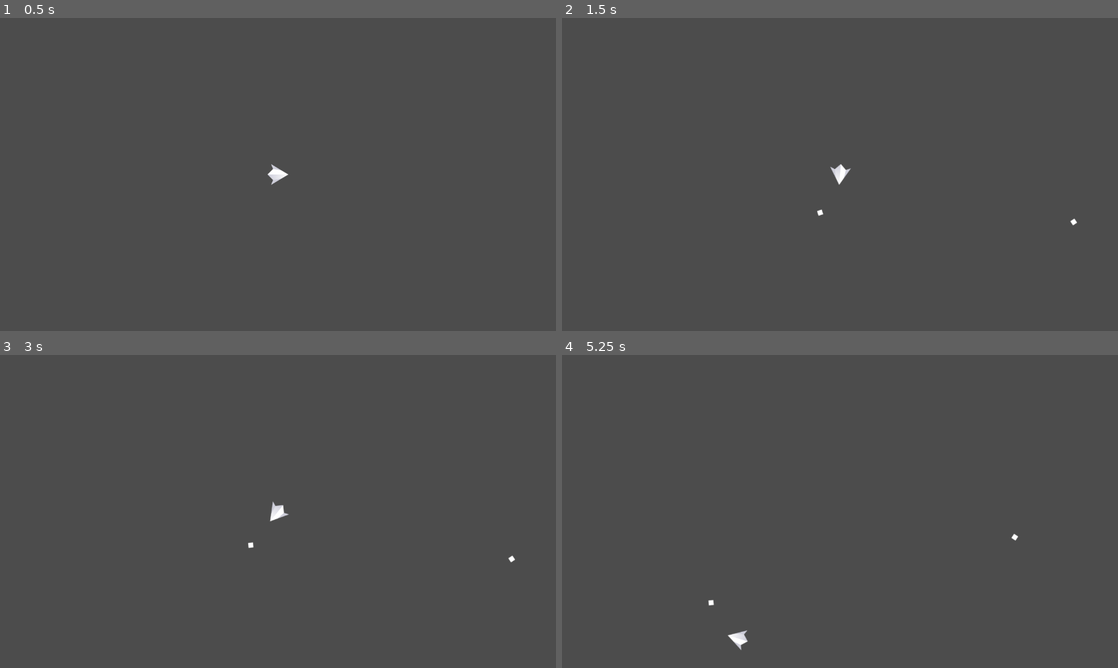
Above: before the commit, frames 1-4 (two rows, left to right).
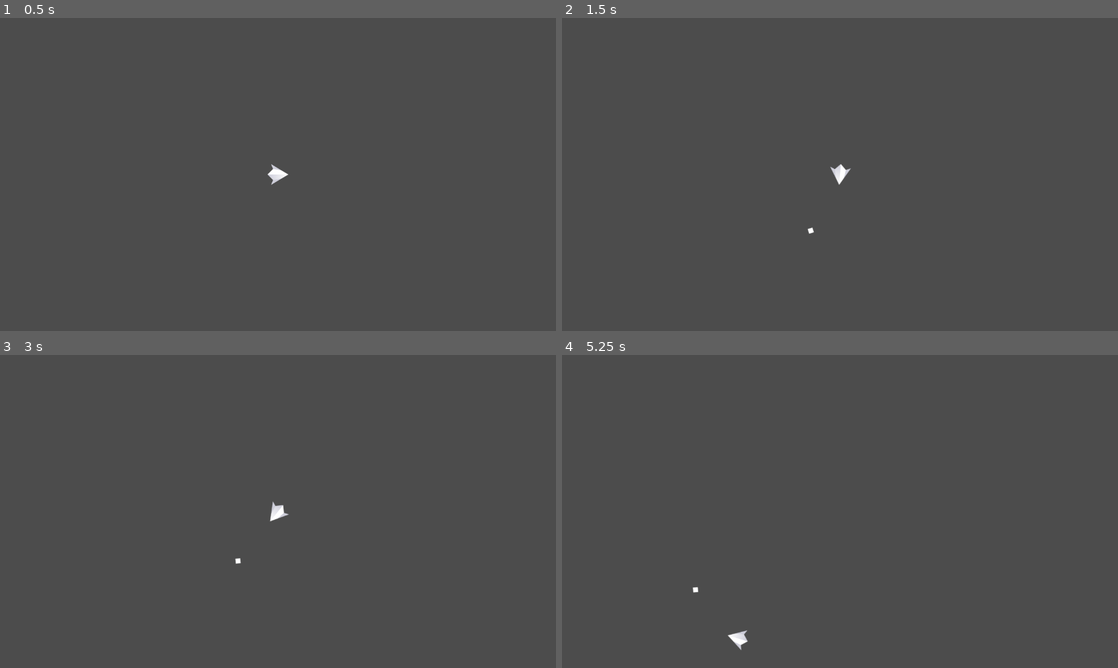
Above: after the commit, the same moments.

Repository: wokeraccoon/godot-asteroids
Game: Godot game, scene res://Main.tscn
Same seed, same stepped clock (60 frames per second), same inputs: the game is played once before the commit and once after it.
Inputs:
- Up to frame 1 (0.5 s): no input
- Up to frame 2 (1.5 s): tap Enter at 0.5 s; hold D (right) 0.53-1.28 s; tap Space (shoot) at 0.6, 1.35 s; hold A (left) from 1.28 s (still down)
- Up to frame 3 (3 s): release A (left) at 2.03 s; hold D (right) 2.03-2.78 s; tap Space (shoot) at 2.1, 2.85 s; hold W (accelerate) from 2.78 s (still down)
- Up to frame 4 (5.25 s): release W (accelerate) at 3.53 s; hold A (left) from 3.53 s (still down); tap Space (shoot) at 3.6, 4.35, 5.1 s

Frame 1 is identical in both runs. In frame 2, less than 0.1% of the frame differs, in the area x 44-93%, y 61-69%; in frame 3, less than 0.1%; in frame 4, less than 0.1%.

Commit message:
started work on asteroids; added comments to player script

Diff:
--- /dev/null
+++ b/Asteroid.gd
@@ -0,0 +1,33 @@
+extends Area2D
+
+var random_rotation_speed
+var speed
+var screen_size
+
+var random = RandomNumberGenerator.new()
+
+func _ready():
+	randomize()
+
+	screen_size = get_viewport_rect().size
+	random_rotation_speed = rand_range(-1,1)*5
+	rotation_degrees = rand_range(0,359)
+	speed = rand_range(2,4) * 100
+
+	position = Vector2(screen_size.x/2,screen_size.y/2)
+
+func _process(delta):
+	$Sprite.rotation += random_rotation_speed * delta
+	position += transform.x * speed * delta
+	warp_object()
+
+func warp_object():
+	if position.x >= (screen_size.x + 10):
+		position.x = 0
+	if position.x <= -10:
+		position.x = screen_size.x
+
+	if position.y >= (screen_size.y + 10):
+		position.y = 0
+	if position.y <= -10:
+		position.y = screen_size.y
--- /dev/null
+++ b/Asteroid.tscn
@@ -0,0 +1,20 @@
+[gd_scene load_steps=4 format=2]
+
+[ext_resource path="res://Asteroid.gd" type="Script" id=1]
+[ext_resource path="res://Assets/meteor_squareDetailedLarge.png" type="Texture" id=2]
+
+[sub_resource type="CircleShape2D" id=1]
+radius = 27.1851
+
+[node name="Asteroid" type="Area2D"]
+script = ExtResource( 1 )
+__meta__ = {
+"_edit_group_": true
+}
+
+[node name="Sprite" type="Sprite" parent="."]
+rotation = 6.28319
+texture = ExtResource( 2 )
+
+[node name="CollisionShape2D" type="CollisionShape2D" parent="."]
+shape = SubResource( 1 )
--- a/Bullet.gd
+++ b/Bullet.gd
@@ -1,6 +1,13 @@
 extends Area2D
 
 export var speed = 600
+var screen_size
+
+func _ready():
+	screen_size = get_viewport_rect().size
+
+func _on_VisibilityNotifier2D_screen_exited():
+	queue_free()
 
 func _physics_process(delta):
 	position += transform.x * speed * delta
--- a/Bullet.tscn
+++ b/Bullet.tscn
@@ -7,9 +7,14 @@
 
 [node name="Bullet" type="Area2D"]
 script = ExtResource( 2 )
+speed = 1000
 
 [node name="Sprite" type="Sprite" parent="."]
 texture = ExtResource( 1 )
 
 [node name="CollisionShape2D" type="CollisionShape2D" parent="."]
 shape = SubResource( 1 )
+
+[node name="VisibilityNotifier2D" type="VisibilityNotifier2D" parent="."]
+
+[connection signal="screen_exited" from="VisibilityNotifier2D" to="." method="_on_VisibilityNotifier2D_screen_exited"]
--- a/Main.gd
+++ b/Main.gd
@@ -1,4 +1,4 @@
 extends Node
 
 func _ready():
-	randomize()
+	pass
--- a/PlayerShip.gd
+++ b/PlayerShip.gd
@@ -1,36 +1,48 @@
 extends KinematicBody2D
 
-export var speed = 10
-export var max_speed = 150
-export var rotation_speed = 3
+export var speed = 10 #player speed
+export var max_speed = 150 #max player speed
+export var rotation_speed = 3 #speed that the player can rotate in degrees (i think?)
 
-export (PackedScene) var Bullet
+export (PackedScene) var Bullet #saves bullet scene for later instancing it
 
 var velocity = Vector2()
-var rotation_dir = 0
+var rotation_dir = 0 #for determining what direction the player is turning
 
-var screen_size
+var screen_size #for storing the viewport's size
 
 func _ready():
 	screen_size = get_viewport_rect().size
 
+	#starts the player in the middle of the screen
 	position.x = screen_size.x/2
 	position.y = screen_size.y/2
 
+#function for getting the input of the player
 func get_input():
+
+	#resets rotation at start of the function so player doesnt rotate when no buttons is pressed
 	rotation_dir = 0
-	#velocity = Vector2()
+	#rotates to the right and left
 	if Input.is_action_pressed("right"):
 		rotation_dir += 1
 	if Input.is_action_pressed("left"):
 		rotation_dir -= 1
+
 	if Input.is_action_pressed("accelerate"):
+
+		#adds 10 units to the acceleration of the player, then rotates the vector so the player moves to the angle its looking at.
 		velocity += Vector2(speed, 0).rotated(rotation)
+		#then clamps the velocity to the max speed so the player doesnt accelerate indefinitely
 		velocity = velocity.clamped(max_speed)
+
+	#pew pew!
 	if Input.is_action_just_pressed("shoot"):
 		shoot()
 
-func warp_player():
+#warps the player for when it goes out of bounds.
+func warp_object():
+
 	if position.x >= (screen_size.x + 10):
 		position.x = 0
 	if position.x <= -10:
@@ -41,15 +53,22 @@
 	if position.y <= -10:
 		position.y = screen_size.y
 
+#function for instancing the bullet scene. Called when the player presses the "shoot" key
 func shoot():
+	#instances the bullet scene and stores it on the b variable
 	var b =  Bullet.instance()
+	#adds a bullet as a child of the root node of the scene
+	#This is so the bullet can move on its own, rather than inherithing the player's transform
 	owner.add_child(b)
+	#sets the spawn point of the bullet to the player's "gun"
 	b.transform = $Gun.global_transform
 
 func _physics_process(delta):
 	get_input()
 
+	#rotates player
 	rotation += rotation_dir * rotation_speed * delta
+	#moves the player
 	velocity = move_and_slide(velocity)
 
-	warp_player()
+	warp_object()
